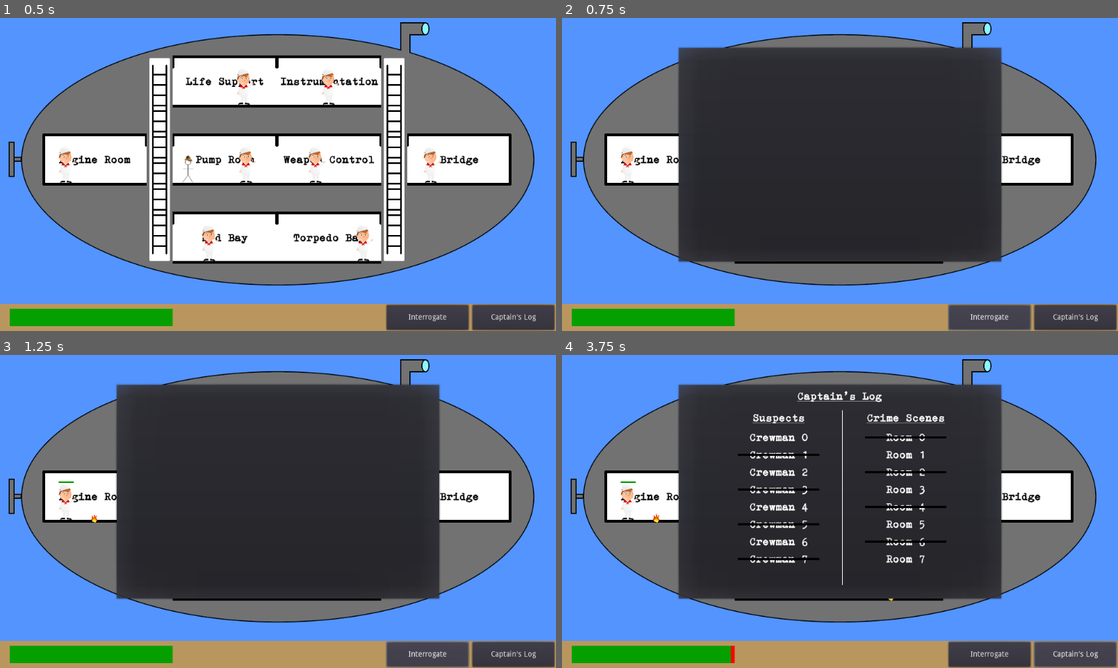
Above: before the commit, frames 1-4 (two rows, left to right).
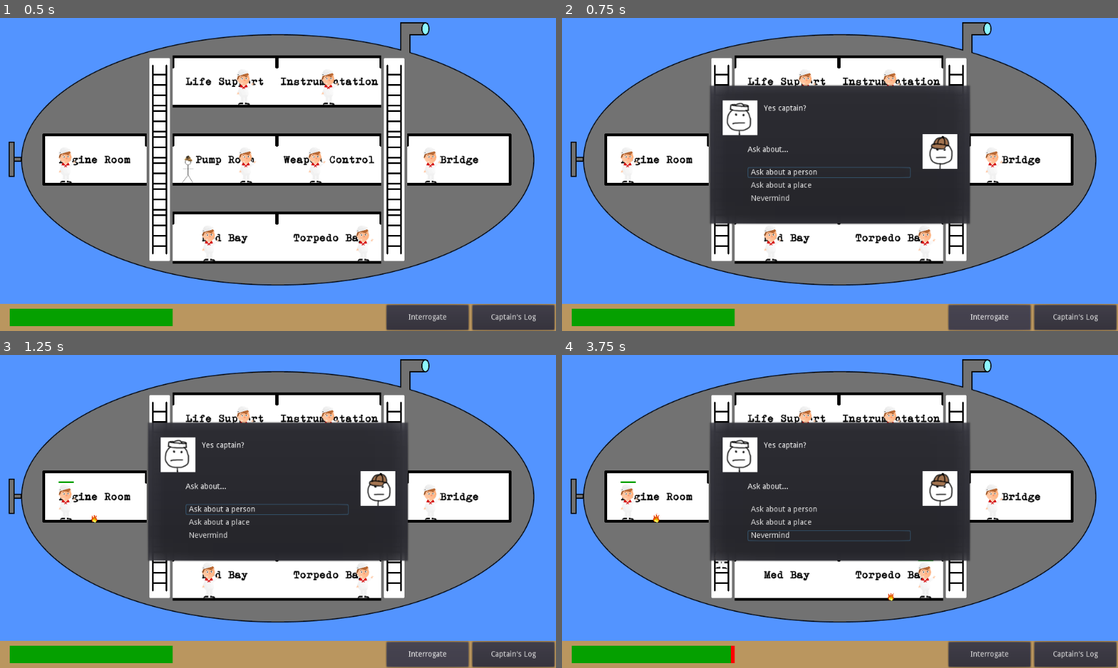
Above: after the commit, the same moments.

Repository: danielcannell/deep-clue-sea
Game: Godot game, scene res://Main.tscn
Two runs of this game, one before a commit and one after it. Both use one fixed random seed, a clock stepped at 60 frames per second and the inputs below.
Inputs (mouse positions are in pixels of both pictures, inside the frame that each line leads up to):
- Up to frame 1 (0.5 s): no input
- Up to frame 2 (0.75 s): click "Interrogate" at 0.5 s
- Up to frame 3 (1.25 s): no input
- Up to frame 4 (3.75 s): click (828, 508) at 1.25 s, where only the run after the commit has a clickable "Ask about a person"; click (828, 524) at 2 s, where only the run after the commit has a clickable "Ask about a place"; click (828, 536) at 2.75 s, where only the run after the commit has a clickable "Nevermind"; click "Captain's Log" at 3.5 s

Frame 1 is identical in both runs. In frame 2, 21% of the frame differs, in the area x 20-85%, y 9-100%; in frame 3, 21%; in frame 4, 23%, in the area x 20-100%, y 9-100%.

Commit message:
Implement chat popup

Diff:
--- /dev/null
+++ b/hud/ChatButton.tscn
@@ -0,0 +1,24 @@
+[gd_scene format=2]
+
+[node name="Button" type="Button"]
+
+anchor_left = 0.0
+anchor_top = 0.0
+anchor_right = 0.0
+anchor_bottom = 0.0
+margin_right = 12.0
+margin_bottom = 20.0
+rect_pivot_offset = Vector2( 0, 0 )
+rect_clip_content = false
+focus_mode = 2
+mouse_filter = 0
+mouse_default_cursor_shape = 0
+size_flags_horizontal = 1
+size_flags_vertical = 1
+toggle_mode = false
+enabled_focus_mode = 2
+shortcut = null
+group = null
+text = "Ask about a person"
+flat = true
+align = 0
--- a/hud/ChatPopup.gd
+++ b/hud/ChatPopup.gd
@@ -1,8 +1,18 @@
 extends PopupDialog
 
-func _ready():
-    pass
+export (PackedScene) var chatbutton
 
-func _process(delta):
-    if Input.is_action_just_pressed("ui_cancel"):
-        self.hide()
+var crewman_text = ""
+var prompt_text = ""
+var options = []
+
+func _on_ChatWindow_about_to_show():
+    var dc = get_node("Container/DetectiveChat")
+    for i in range(1, dc.get_child_count()):
+        dc.remove_child(dc.get_child(1))
+    get_node("Container/CrewmanText").text = crewman_text
+    get_node("Container/DetectiveChat/Prompt").text = prompt_text
+    for txt in options:
+        var cb = chatbutton.instance()
+        cb.text = txt
+        dc.add_child(cb)
--- a/hud/ChatPopup.tscn
+++ b/hud/ChatPopup.tscn
@@ -1,26 +1,30 @@
-[gd_scene load_steps=2 format=2]
+[gd_scene load_steps=5 format=2]
 
 [ext_resource path="res://hud/ChatPopup.gd" type="Script" id=1]
+[ext_resource path="res://hud/ChatButton.tscn" type="PackedScene" id=2]
+[ext_resource path="res://hud/crewman.png" type="Texture" id=3]
+[ext_resource path="res://hud/detective.png" type="Texture" id=4]
 
-[node name="ChatWindow" type="PopupDialog"]
+[node name="ChatWindow" type="PopupDialog" index="0"]
 
 anchor_left = 0.0
 anchor_top = 0.0
 anchor_right = 0.0
 anchor_bottom = 0.0
-margin_right = 600.0
-margin_bottom = 400.0
+margin_right = 484.0
+margin_bottom = 260.0
 rect_pivot_offset = Vector2( 0, 0 )
 rect_clip_content = false
 mouse_filter = 0
 mouse_default_cursor_shape = 0
 size_flags_horizontal = 1
 size_flags_vertical = 1
-popup_exclusive = false
+popup_exclusive = true
 script = ExtResource( 1 )
 _sections_unfolded = [ "Popup", "Visibility" ]
+chatbutton = ExtResource( 2 )
 
-[node name="Container" type="Container" parent="." index="1"]
+[node name="Container" type="Container" parent="." index="0"]
 
 anchor_left = 0.0
 anchor_top = 0.0
@@ -34,3 +38,133 @@
 mouse_default_cursor_shape = 0
 size_flags_horizontal = 1
 size_flags_vertical = 1
+_sections_unfolded = [ "Rect" ]
+__meta__ = {
+"_edit_lock_": true
+}
+
+[node name="Crewman" type="TextureRect" parent="Container" index="0"]
+
+anchor_left = 0.0
+anchor_top = 0.0
+anchor_right = 0.0
+anchor_bottom = 0.0
+margin_left = 26.0
+margin_top = 30.0
+margin_right = 90.0
+margin_bottom = 94.0
+rect_pivot_offset = Vector2( 0, 0 )
+rect_clip_content = false
+mouse_filter = 1
+mouse_default_cursor_shape = 0
+size_flags_horizontal = 1
+size_flags_vertical = 1
+texture = ExtResource( 3 )
+stretch_mode = 0
+__meta__ = {
+"_edit_lock_": true
+}
+
+[node name="CrewmanText" type="RichTextLabel" parent="Container" index="1"]
+
+anchor_left = 0.0
+anchor_top = 0.0
+anchor_right = 0.0
+anchor_bottom = 0.0
+margin_left = 102.0
+margin_top = 38.0
+margin_right = 402.0
+margin_bottom = 88.0
+rect_min_size = Vector2( 300, 50 )
+rect_pivot_offset = Vector2( 0, 0 )
+rect_clip_content = true
+mouse_filter = 0
+mouse_default_cursor_shape = 0
+size_flags_horizontal = 1
+size_flags_vertical = 1
+bbcode_enabled = false
+bbcode_text = ""
+visible_characters = -1
+percent_visible = 1.0
+meta_underlined = true
+tab_size = 4
+text = "Hey! What do you want!?"
+scroll_active = true
+scroll_following = false
+selection_enabled = false
+override_selected_font_color = false
+_sections_unfolded = [ "Rect" ]
+__meta__ = {
+"_edit_lock_": true
+}
+
+[node name="Detective" type="TextureRect" parent="Container" index="2"]
+
+anchor_left = 0.0
+anchor_top = 0.0
+anchor_right = 0.0
+anchor_bottom = 0.0
+margin_left = 394.0
+margin_top = 92.0
+margin_right = 458.0
+margin_bottom = 156.0
+rect_pivot_offset = Vector2( 0, 0 )
+rect_clip_content = false
+mouse_filter = 1
+mouse_default_cursor_shape = 0
+size_flags_horizontal = 1
+size_flags_vertical = 1
+texture = ExtResource( 4 )
+stretch_mode = 0
+
+[node name="DetectiveChat" type="VBoxContainer" parent="Container" index="3"]
+
+anchor_left = 0.0
+anchor_top = 0.0
+anchor_right = 0.0
+anchor_bottom = 0.0
+margin_left = 72.0
+margin_top = 114.0
+margin_right = 372.0
+margin_bottom = 244.0
+rect_pivot_offset = Vector2( 0, 0 )
+rect_clip_content = false
+mouse_filter = 1
+mouse_default_cursor_shape = 0
+size_flags_horizontal = 1
+size_flags_vertical = 1
+alignment = 0
+_sections_unfolded = [ "Rect" ]
+__meta__ = {
+"_edit_lock_": true
+}
+
+[node name="Prompt" type="RichTextLabel" parent="Container/DetectiveChat" index="0"]
+
+anchor_left = 0.0
+anchor_top = 0.0
+anchor_right = 0.0
+anchor_bottom = 0.0
+margin_right = 300.0
+margin_bottom = 35.0
+rect_min_size = Vector2( 300, 35 )
+rect_pivot_offset = Vector2( 0, 0 )
+rect_clip_content = true
+mouse_filter = 0
+mouse_default_cursor_shape = 0
+size_flags_horizontal = 1
+size_flags_vertical = 1
+bbcode_enabled = true
+bbcode_text = "I want to find out about..."
+visible_characters = -1
+percent_visible = 1.0
+meta_underlined = true
+tab_size = 4
+text = "I want to find out about..."
+scroll_active = true
+scroll_following = false
+selection_enabled = false
+override_selected_font_color = false
+_sections_unfolded = [ "BBCode", "Rect" ]
+
+[connection signal="about_to_show" from="." to="." method="_on_ChatWindow_about_to_show"]
--- a/hud/HUD.gd
+++ b/hud/HUD.gd
@@ -7,4 +7,11 @@
     get_node("LogWindow").popup()
 
 func _on_ChatButton_pressed():
-    get_node("ChatWindow").popup()
+    show_dialog("Yes captain?", ["Ask about a person", "Ask about a place", "Nevermind"])
+
+func show_dialog(text, list_of_choices):
+    var cw = get_node("ChatWindow")
+    cw.crewman_text = text
+    cw.prompt_text = "Ask about..."
+    cw.options = list_of_choices
+    cw.popup()
--- a/hud/HUD.tscn
+++ b/hud/HUD.tscn
@@ -5,7 +5,7 @@
 [ext_resource path="res://hud/LogPopup.tscn" type="PackedScene" id=3]
 [ext_resource path="res://hud/LogEntry.tscn" type="PackedScene" id=4]
 
-[node name="CanvasLayer" type="CanvasLayer"]
+[node name="CanvasLayer" type="CanvasLayer" index="0"]
 
 layer = 1
 offset = Vector2( 0, 0 )
@@ -137,10 +137,11 @@
 [node name="ChatWindow" parent="." index="2" instance=ExtResource( 2 )]
 
 visible = false
-margin_left = 212.0
-margin_top = 75.0
-margin_right = 812.0
-margin_bottom = 475.0
+margin_left = 270.0
+margin_top = 145.0
+margin_right = 754.0
+margin_bottom = 405.0
+_sections_unfolded = [ "Popup", "Rect", "Visibility" ]
 
 [node name="LogWindow" parent="." index="3" instance=ExtResource( 3 )]
 
Binary file added: hud/crewman.png
Not shown, added: hud/crewman.png.import
Binary file added: hud/detective.png
Not shown, added: hud/detective.png.import
